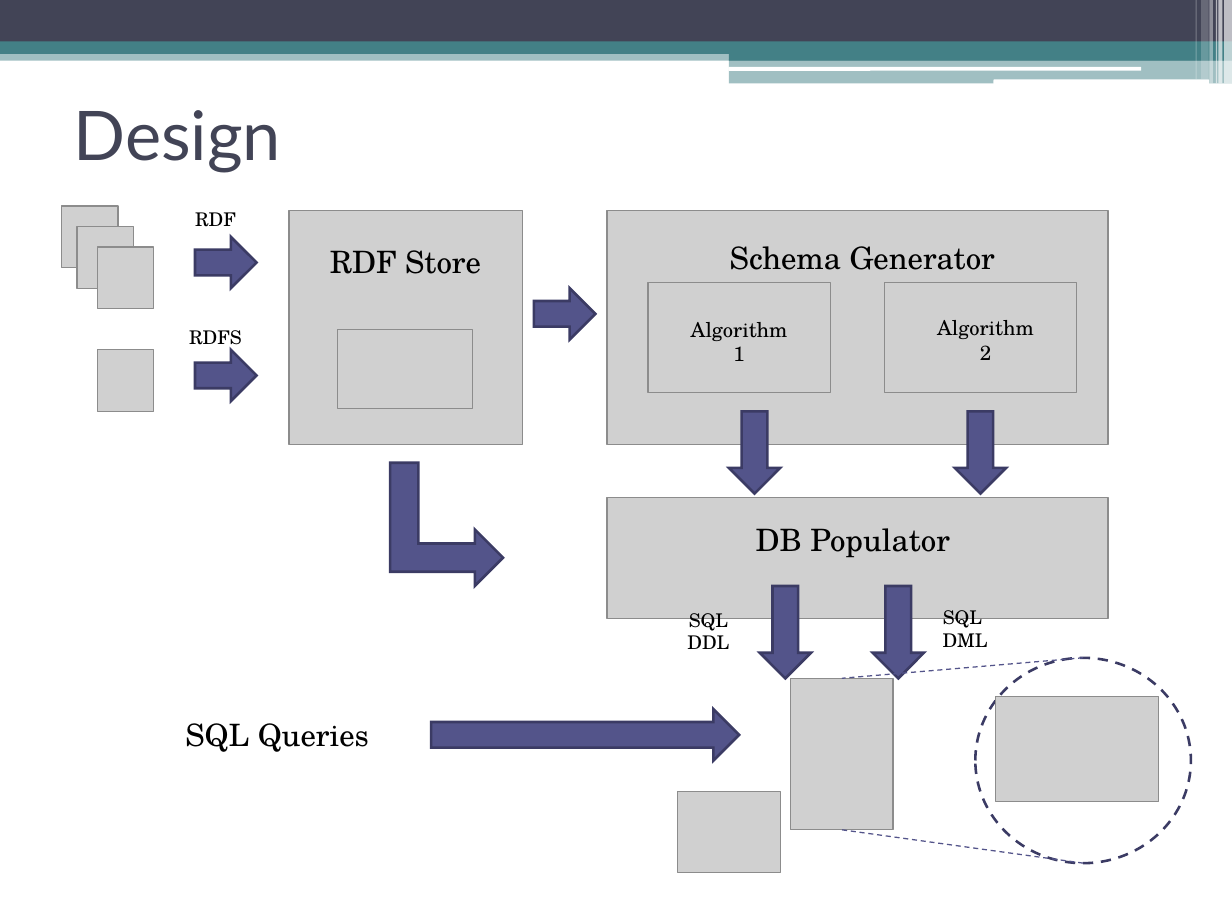
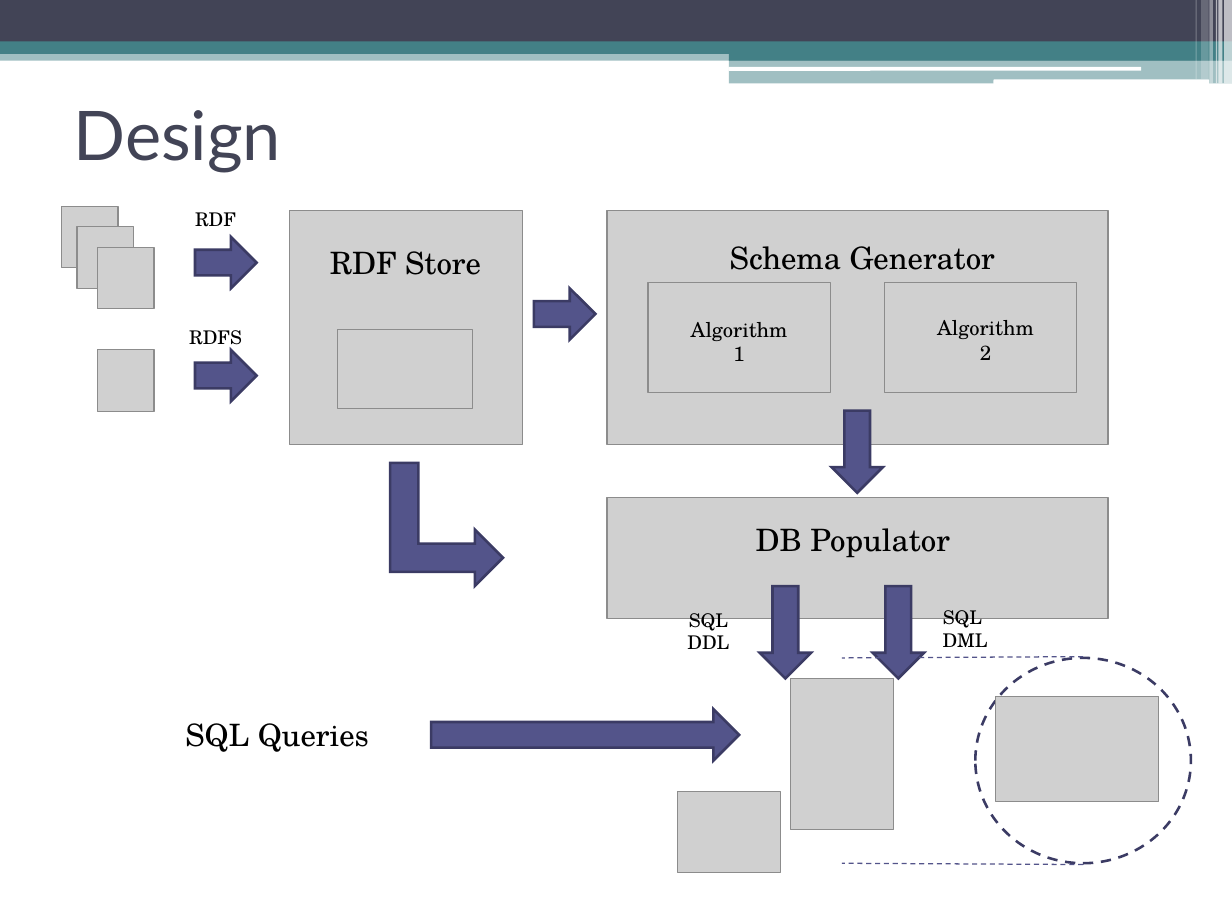
Before and after one commit to oshanis/r-store, a slide deck: slide 5 of docs/R_Store.ppt. Drawn at 1232x924 pixels with LibreOffice and Linux fonts; fonts in the diff are those of the drawing; grey boxes stand for pictures. Boxes give left, top, right and bottom in pixels: in the first picture for what was removed or moved away, otherwise in the second. Text is boxed around its words. In the diff, an @@ line names an element or a change of style, - is before the commit and + after.

```diff
--- a/docs/R_Store.ppt
+++ b/docs/R_Store.ppt
@@ down arrow moved from (x1=729, y1=411, x2=781, y2=494) to (x1=832, y1=410, x2=883, y2=493) @@
@@ down arrow removed at (x1=955, y1=411, x2=1007, y2=494) @@
@@ line moved from (1083, 658) - (841, 679) to (1083, 657) - (841, 658) @@
@@ line moved from (1083, 864) - (841, 830) to (1083, 865) - (841, 864) @@
```
Also in this commit, not shown: 2 other slides changed, 2 slides added, 2 slides removed, 1 other file.
